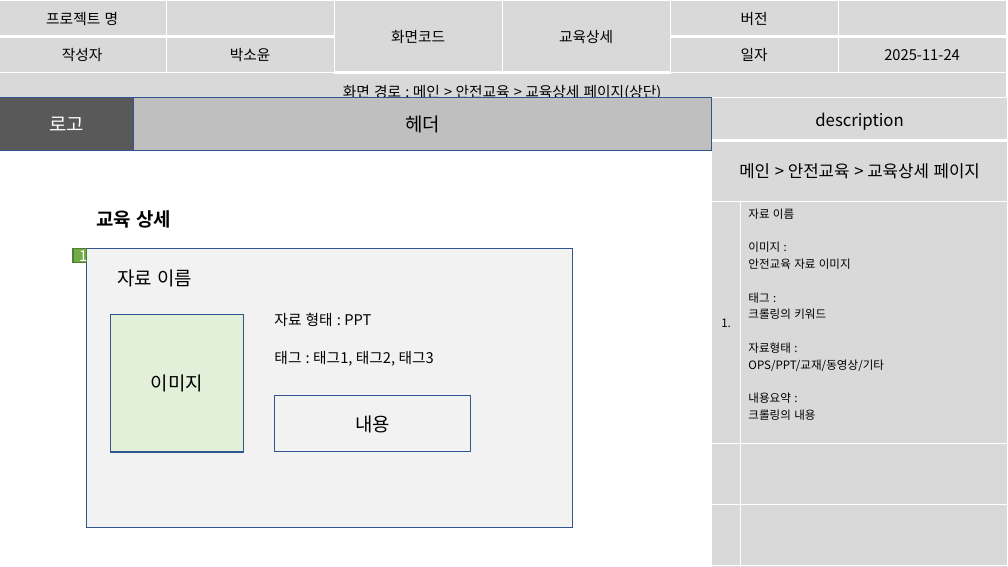
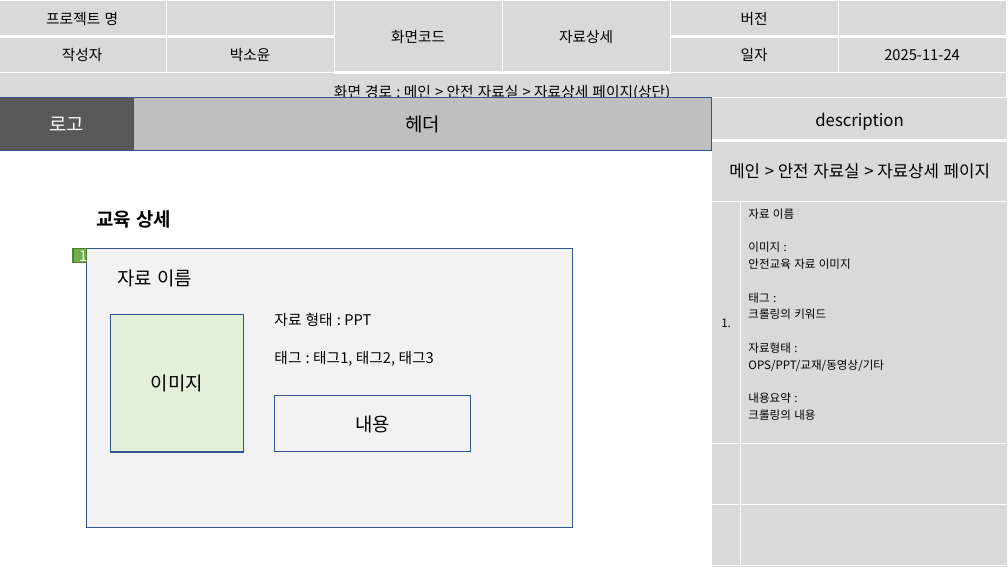
Before and after one commit to imyongchan/source, a slide deck: slide 34 of 종합기획/종합/스토리보드_종합중.pptx (slide 33 before the commit). Drawn at 1008x567 pixels with LibreOffice and Linux fonts; fonts in the diff are those of the drawing. Boxes give left, top, right and bottom in pixels: in the first picture for what was removed or moved away, otherwise in the second. Text is boxed around its words. In the diff, an @@ line names an element or a change of style, - is before the commit and + after.

```diff
--- a/종합기획/종합/스토리보드_종합중.pptx
+++ b/종합기획/종합/스토리보드_종합중.pptx
@@ table at (0, 0, 1006, 102) @@
-row 1, column 4: 교육상세
+row 1, column 4: 자료상세
-row 3, column 1: 화면 경로 : 메인 > 안전교육 > 교육상세 페이지(상단)
+row 3, column 1: 화면 경로 : 메인 > 안전 자료실 > 자료상세 페이지(상단)
@@ table at (712, 98, 1008, 567) @@
-row 2, column 1: 메인 > 안전교육 > 교육상세 페이지
+row 2, column 1: 메인 > 안전 자료실 > 자료상세 페이지
```
Also in this commit, not shown: 10 other slides changed, 1 slide added.
